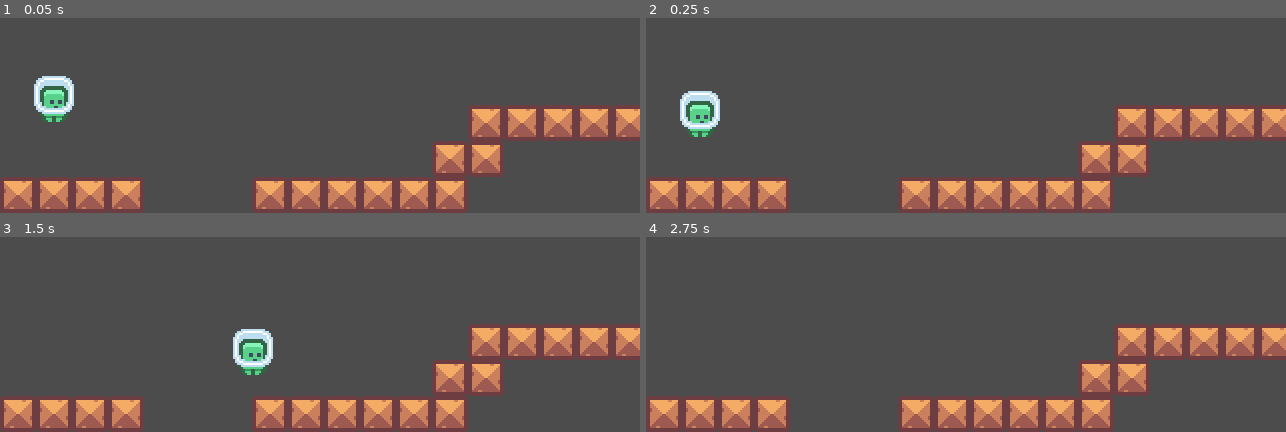
Above: before the commit, frames 1-4 (two rows, left to right).
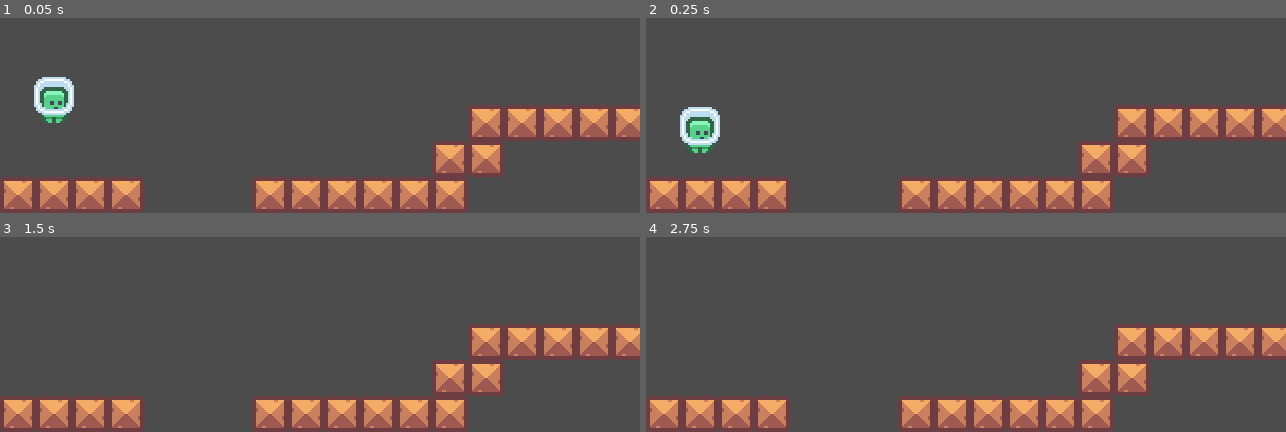
Above: after the commit, the same moments.

Repository: Gregorooooo02/Gelatinous-Jumper
Game: Godot game, scene res://World.tscn
The game is run twice, just before and just after one commit, with the same random seed, the same clock (stepped at 60 frames per second) and the same inputs.
Inputs (mouse positions are in pixels of both pictures, inside the frame that each line leads up to):
- Up to frame 1 (0.05 s): no input
- Up to frame 2 (0.25 s): no input
- Up to frame 3 (1.5 s): move the mouse to (outside the picture) at 0.52 s; click (outside the picture) at 0.67 s; move the mouse to (192, 270) at 1.27 s; click (192, 270) at 1.42 s
- Up to frame 4 (2.75 s): move the mouse to (outside the picture) at 2.02 s; click (outside the picture) at 2.17 s

The runs differ from the first frame. In frame 1, 0.3% of the frame differs, in the area x 5-12%, y 29-54%; in frame 2, 1.6%, in the area x 5-12%, y 37-70%; in frame 3, 1.2%; in frame 4, nothing differs.

Commit message:
Changed Player Script for better gravity and added global variables to change specific actions

Diff:
--- a/Scenes/Player/Player.gd
+++ b/Scenes/Player/Player.gd
@@ -1,8 +1,16 @@
 extends KinematicBody2D;
 
-var speed = 200;
+export(int) var JUMP_FORCE_MAX = 200;
+export(int) var FRICTION = 10;
+export(int) var GRAVITY = 5;
+export(int) var ADDITIONAL_GRAVITY = 3;
+
 var velocity = Vector2.ZERO;
+
 var mouse_position = null;
+var direction;
+
+var fast_fell = false;
 
 # Called when the node enters the scene tree for the first time.
 func _ready():
@@ -10,23 +18,25 @@
 
 func _physics_process(delta):
 	apply_gravity();
-	var input = Vector2.ZERO;
 	mouse_position = get_global_mouse_position();
 
-	if Input.is_mouse_button_pressed(1) and self.is_on_floor():
-		var direction = (mouse_position - position).normalized();
-		velocity = direction * speed;
+	if is_on_floor():
+		if Input.is_mouse_button_pressed(1):
+			direction = (mouse_position - position).normalized();
+			velocity = direction * JUMP_FORCE_MAX;
+	else:
+		if velocity.y > 0:
+			velocity.y += ADDITIONAL_GRAVITY;
 
-	if !Input.is_mouse_button_pressed(1) && self.is_on_floor():
-		velocity.x = 0;
+	if !Input.is_mouse_button_pressed(1) and is_on_floor():
+		apply_friction();
 
 
 	velocity = move_and_slide_with_snap(velocity, Vector2.DOWN, Vector2.UP);
 	#look_at(mouse_position);
 
-
 func apply_gravity():
-	velocity.y += 4;
+	velocity.y += GRAVITY;
 
 func apply_friction():
-	pass;
+	velocity.x = move_toward(velocity.x, 0, FRICTION);
